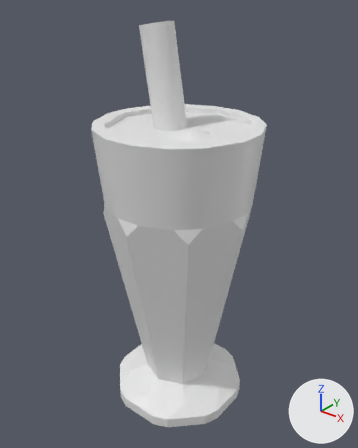
The FBX model UnityProject/Assets/Milkshake/MilkshakeCup.fbx as it was, and as the next commit left it.
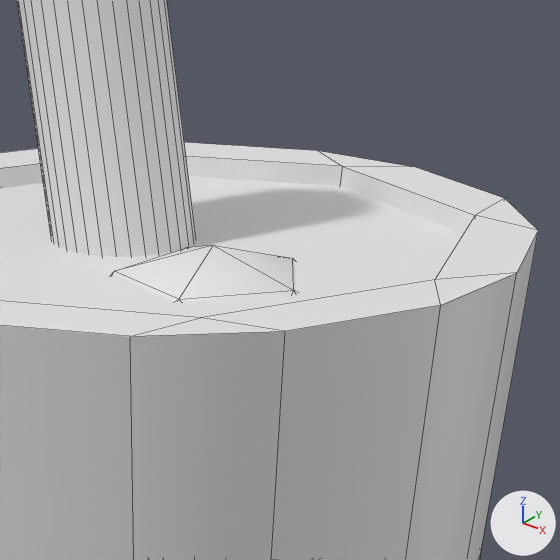
Each version appears first whole from a 50 mm lens placed at (1.83, -2.28, 1.75), pointed at (-0.01, 0.02, 0.32), and next in a close-up on the part from 40% to 76% of the width and 16% to 45% of the height. Every picture has the same lights, and +X, +Y and +Z are marked at lower right. The close-ups show mesh edges as thin lines. Where no turn or scale is listed for an object, it has been applied to the vertices.

In view in the first close-up: 'Cup', 'IceCream3', 'LiquidFull', 'Straw'.
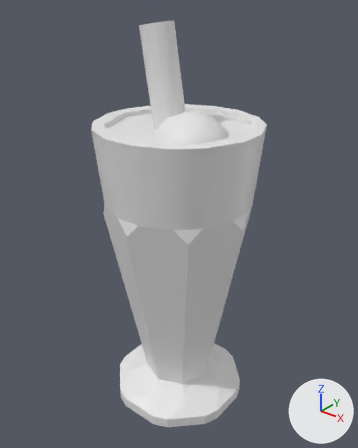
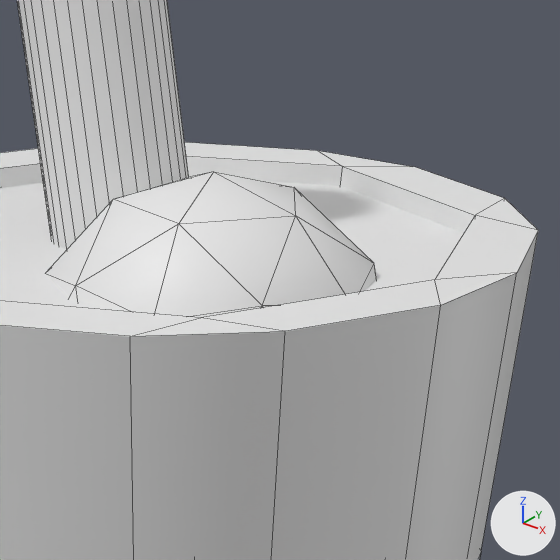
Diff of the bpy script that builds the scene:
```diff
--- a/UnityProject/Assets/Milkshake/MilkshakeCup.fbx.py
+++ b/UnityProject/Assets/Milkshake/MilkshakeCup.fbx.py
@@ ob_icecream3 @@
 ob_icecream3 = bpy.data.objects.new('IceCream3', me_icosphere_002)
-ob_icecream3.location = (0.149, -0.074, 0.76)
+ob_icecream3.location = (0.149, -0.074, 0.857)
```

Location of each change, (x1, y1, x2, y2) in pixels of the close-ups (560 x 560 px):
'IceCream3', moved: before (112, 245, 296, 302); after (46, 172, 376, 318)
